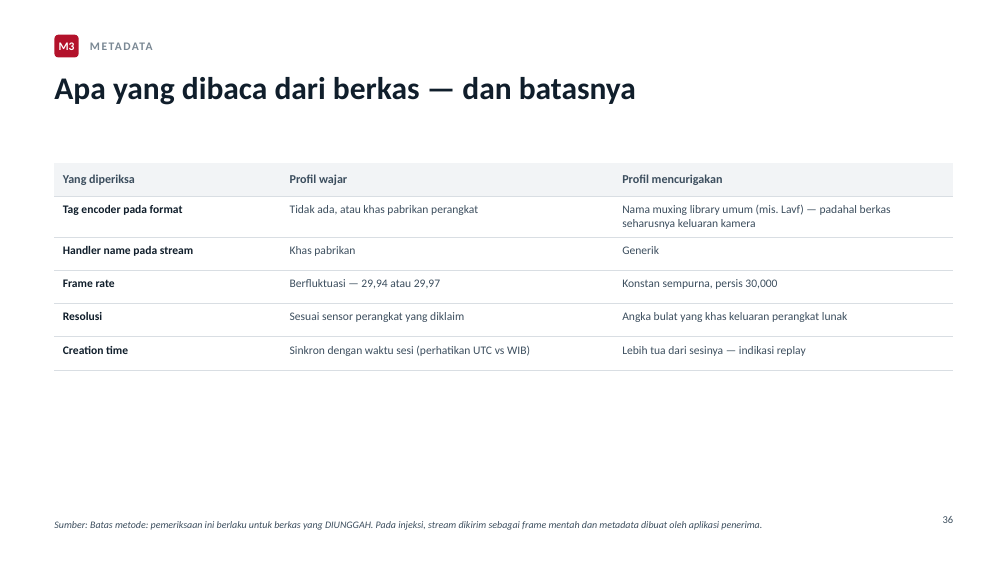
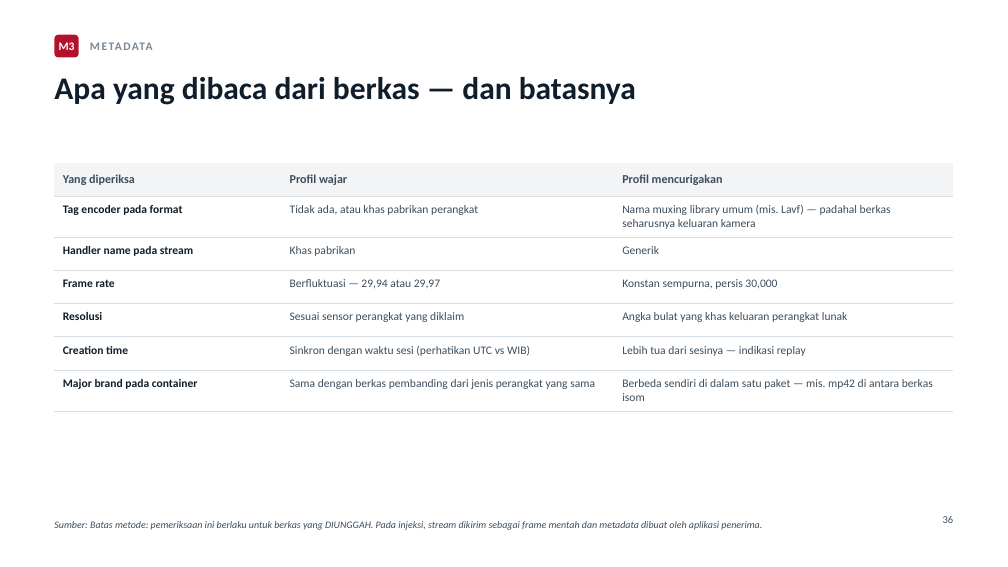
Before and after one commit to bosen/angkot, a slide deck: slide 44 of deck/Deck_Workshop_2Hari.pptx. Drawn at 1008x567 pixels with LibreOffice and Linux fonts; fonts in the diff are those of the drawing. Boxes give left, top, right and bottom in pixels: in the first picture for what was removed or moved away, otherwise in the second. Text is boxed around its words. In the diff, an @@ line names an element or a change of style, - is before the commit and + after.

Commit message:
Samakan lab kit dengan deck: durasi, ambang indikator, dan baris major brand

```diff
--- a/deck/Deck_Workshop_2Hari.pptx
+++ b/deck/Deck_Workshop_2Hari.pptx
@@ table at <box>54,163,954,405</box> @@
+row 7: Major brand pada container | Sama dengan berkas pembanding dari jenis perangkat yang sama | Berbeda sendiri di dalam satu paket — mis. mp42 di antara berkas isom
```
Also in this commit, not shown: 2 other slides changed, 3 other files.
